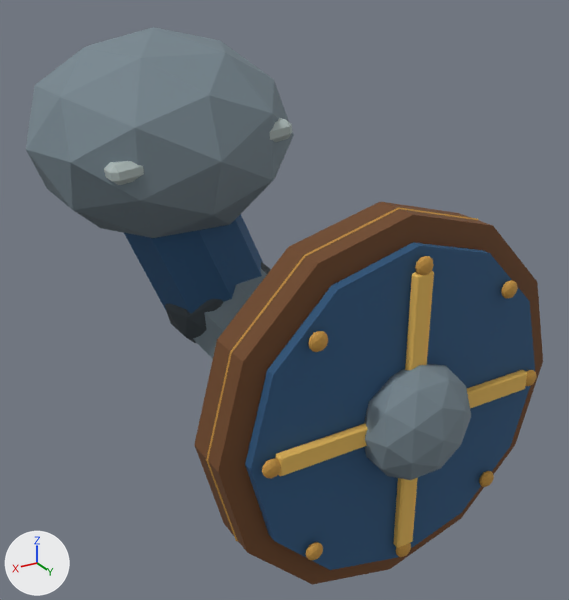
Renders of the glTF model assets/models/units/spearman/ArmLeft.glb from each side of a commit.
One viewpoint serves both versions: a camera (50 mm lens) standing at (0.492, 1.315, 0.3) and looking at (-0.192, 0.174, -0.27). Lighting does not change. The marker at lower left points along +X, +Y and +Z. The first picture is the older version. Vertices at exactly the same position are counted once.

Names of what the first picture shows: 'Sculpture'.
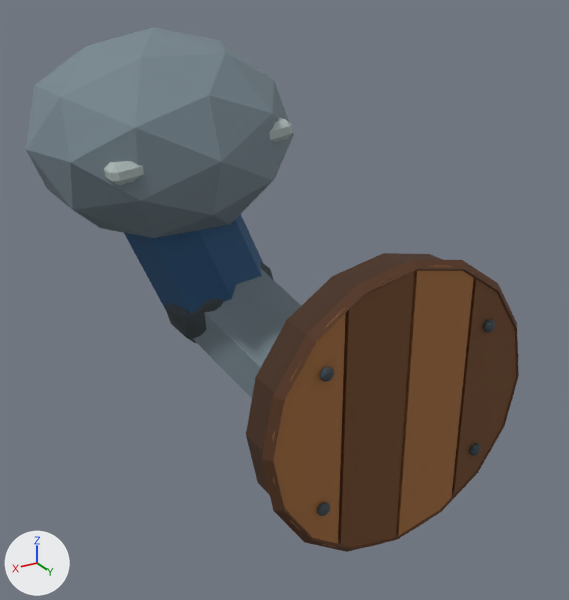
Changed parts and their boxes (x1, y1, x2, y2) in the pictures (569 x 600 px):
'Sculpture', reshaped: before (26, 27, 543, 585); after (26, 27, 519, 552)
part 1 of me_sculpture, added: after (469, 443, 481, 456)
part 2 of me_sculpture, added: after (317, 502, 330, 516)
part 3 of me_sculpture, added: after (320, 367, 334, 382)
part 4 of me_sculpture, added: after (246, 253, 442, 495)
part 5 of me_sculpture, rebuilt (11% narrower, 11% shorter): before (245, 242, 535, 570); after (261, 259, 519, 552)
part 6 of me_sculpture, added (brown): after (396, 266, 474, 536)
part 7 of me_sculpture, added (brown): after (338, 272, 414, 548)
part 8 of me_sculpture, added (brown): after (273, 307, 346, 548)
part 9 of me_sculpture, deleted: before (262, 280, 537, 560)
part 10 of me_sculpture, cut back: before (194, 202, 543, 585); after (452, 274, 519, 494)

What changed in the scene script:
```text
Change me_sculpture:
    used by ob_sculpture; location = (0.0, 0.0, 0.0)
    remove me_sculpture.from_pydata(...)  # 837 vertices, 1584 faces; spans x -0.572..0.195, y -0.24..0.565, z -0.702..0.198
    add me_sculpture.from_pydata(...)  # 657 vertices, 1240 faces; spans x -0.502..0.195, y -0.24..0.487, z -0.632..0.198
    me_sculpture part 1: a new loose piece, an icosphere of 80 faces spanning x -0.412..-0.388, y 0.473..0.487, z -0.502..-0.478, in mat_unitsurface
    me_sculpture part 2: a new loose piece, an icosphere of 80 faces spanning x -0.092..-0.068, y 0.473..0.487, z -0.502..-0.478, in mat_unitsurface
    me_sculpture part 3: a new loose piece, an icosphere of 80 faces spanning x -0.092..-0.068, y 0.473..0.487, z -0.262..-0.238, in mat_unitsurface
    me_sculpture part 4: a new loose piece, a 16-sided cylinder along y spanning x -0.49..0.01, y 0.395..0.451, z -0.62..-0.12, in mat_unitsurface
    me_sculpture part 5: the loose piece of 26 vertices spanning x -0.528..0.048, y 0.463..0.48, z -0.658..-0.082 is rebuilt with 64 vertices and now spans x -0.502..0.022, y 0.453..0.477, z -0.632..-0.108
    me_sculpture part 6: a new loose piece of 20 vertices spanning x -0.36..-0.243, y 0.456..0.474, z -0.62..-0.12, in mat_unitsurface
    me_sculpture part 7: a new loose piece of 20 vertices spanning x -0.237..-0.12, y 0.456..0.474, z -0.62..-0.12, in mat_unitsurface
    me_sculpture part 8: a new loose piece of 20 vertices spanning x -0.114..0.007, y 0.456..0.474, z -0.586..-0.154, in mat_unitsurface
    me_sculpture part 9: 9 loose pieces with 360 vertices, spanning x -0.516..0.036, y 0.435..0.565, z -0.646..-0.17, are deleted
    me_sculpture part 10
    136 vertices are removed from x -0.572..0.092, y 0.38..0.501, z -0.702..-0.038
    268 faces are deleted
    4 vertices move from x -0.257..-0.226, y 0.486..0.489, z -0.123..-0.102 to x -0.457..-0.394, y 0.456..0.48, z -0.245..-0.24
    43 vertices are added at x -0.487..-0.366, y 0.456..0.487, z -0.586..-0.154
    10 new vertices lie (0.0, 0.018, 0.0) away from vertices in x -0.487..-0.253, y 0.456..0.489, z -0.586..-0.102
    5 new vertices lie (0.006, 0.0, 0.002) away from vertices in x -0.406..-0.4, y 0.474..0.486, z -0.262..-0.24
    116 new faces join them
```
